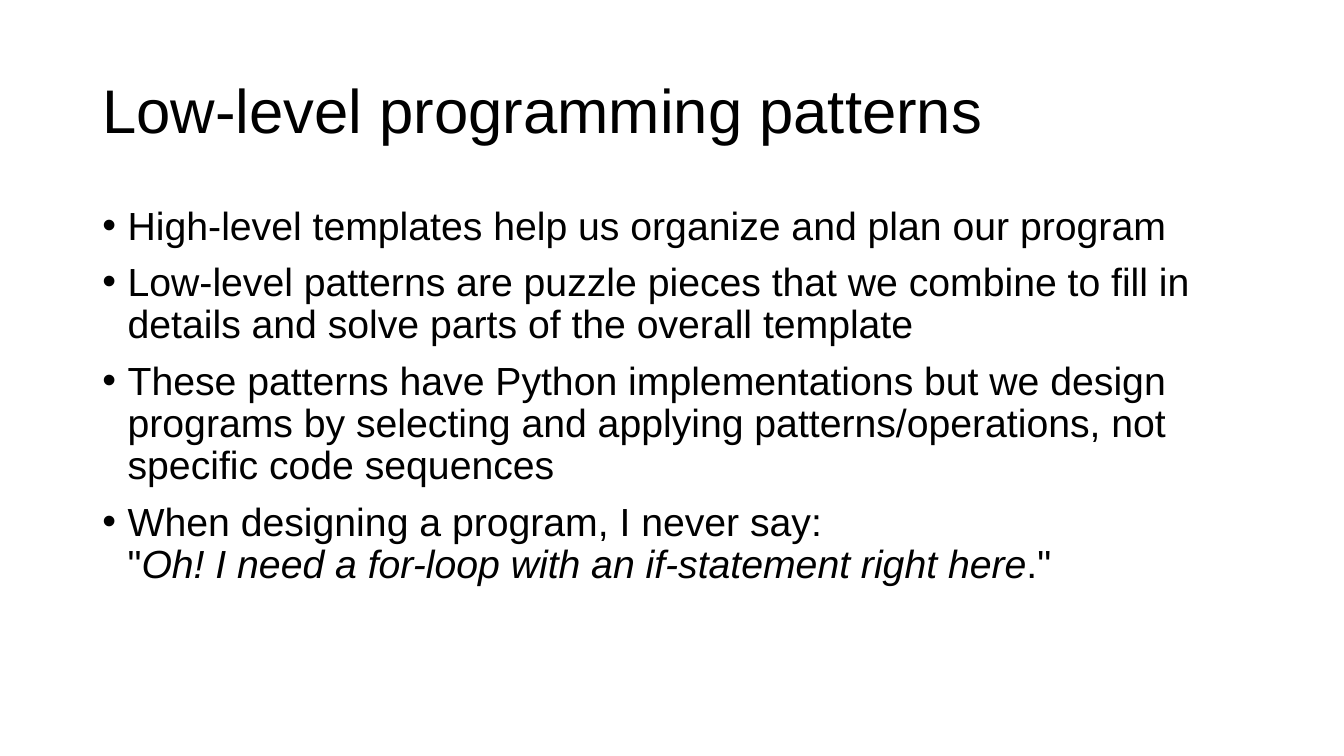
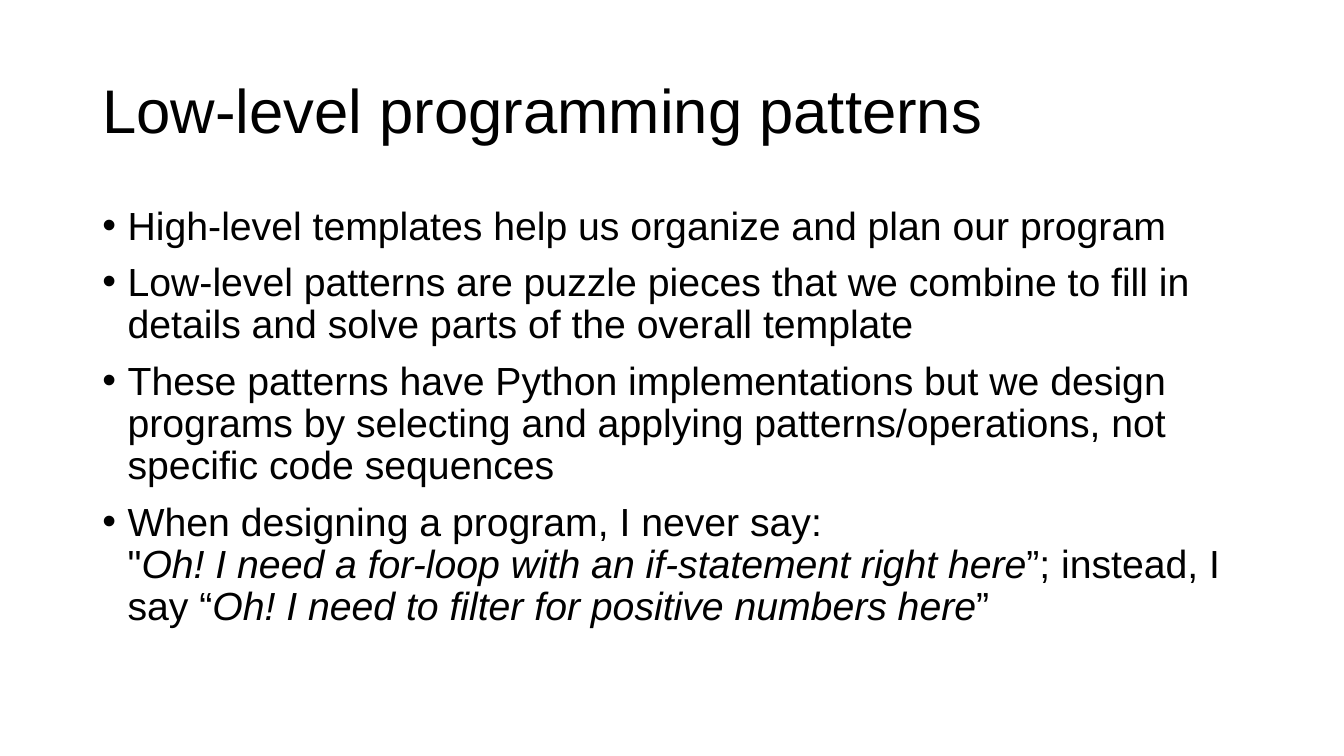
Before and after one commit to parrt/msds501, a slide deck: slide 6 of slides/programming-patterns.pptx (slide 5 before the commit). Drawn at 1344x756 pixels with LibreOffice and Linux fonts; fonts in the diff are those of the drawing; background and template pictures are left out. Boxes give left, top, right and bottom in pixels: in the first picture for what was removed or moved away, otherwise in the second. Text is boxed around its words. In the diff, an @@ line names an element or a change of style, - is before the commit and + after.

```diff
--- a/slides/programming-patterns.pptx
+++ b/slides/programming-patterns.pptx
@@ text at [128,507,1220,628]: text changed @@
-• When designing a program, I never say:
-  "Oh! I need a for-loop with an if-statement right here."
+• When designing a program, I never say:
+  "Oh! I need a for-loop with an if-statement right here”; instead, I say “Oh! I need to filter for positive numbers here”
```
Also in this commit, not shown: 11 other slides changed, 1 other file.
